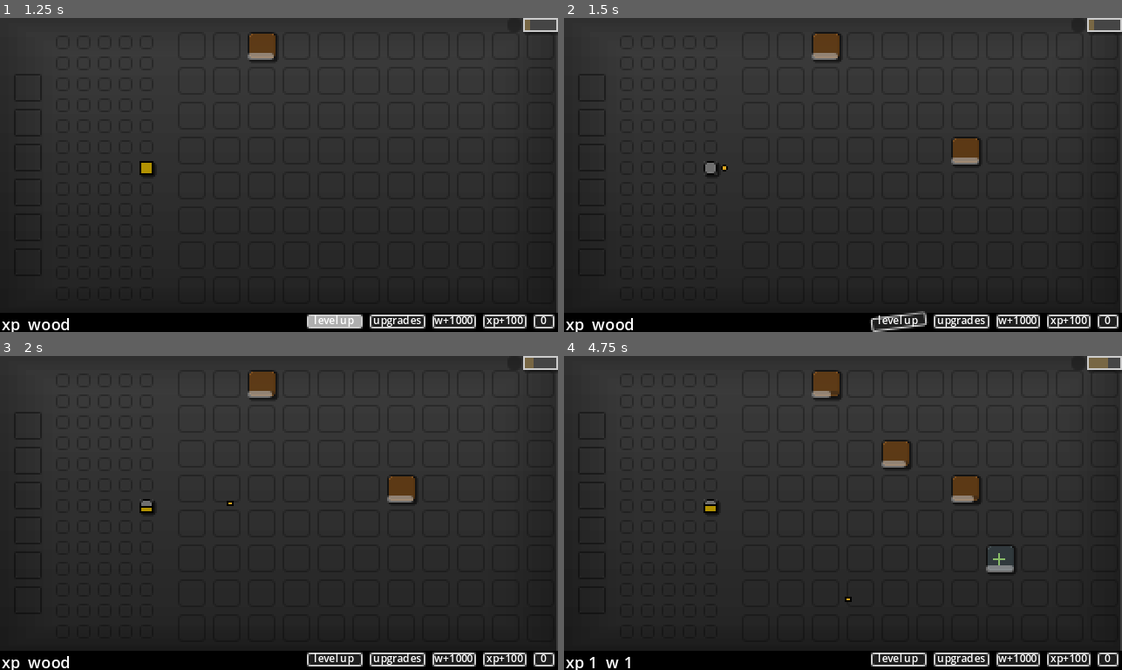
Above: before the commit, frames 1-4 (two rows, left to right).
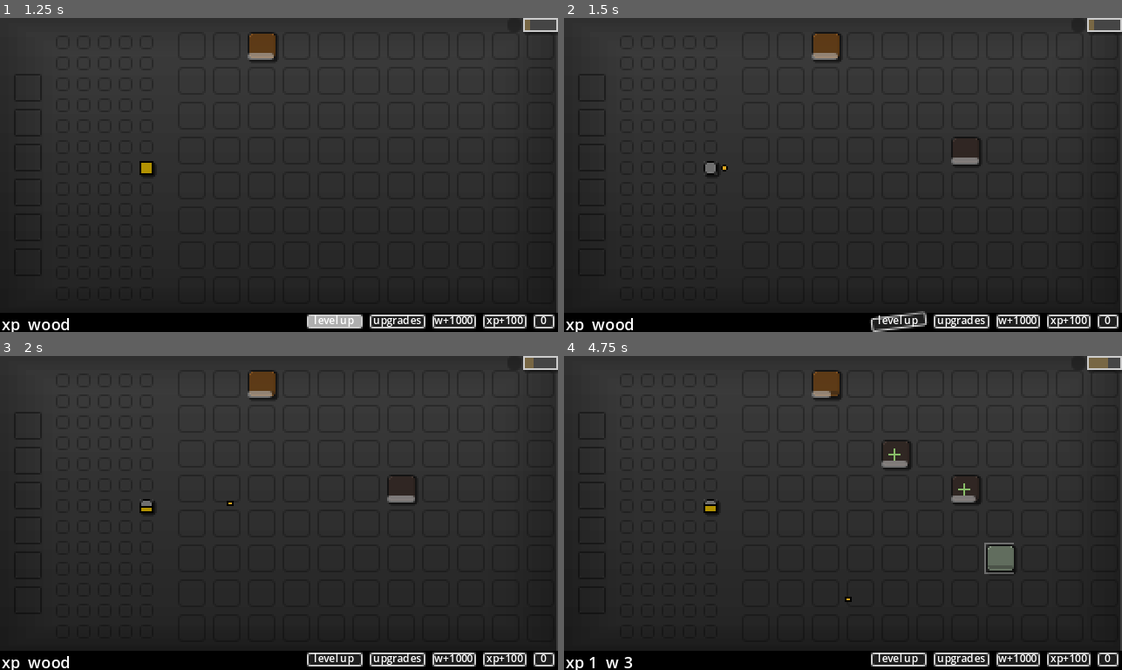
Above: after the commit, the same moments.

Repository: kullerQ/idle-prototype
Game: Godot game, scene res://Scenes/Main/main.tscn
Two runs of this game, one before a commit and one after it. Both use one fixed random seed, a clock stepped at 60 frames per second and the inputs below.
Inputs (mouse positions are in pixels of both pictures, inside the frame that each line leads up to):
- Up to frame 1 (1.25 s): click (334, 322) at 0.52 s
- Up to frame 2 (1.5 s): tap Enter at 1.25 s; move the mouse to (965, 159) at 1.27 s; hold D from 1.28 s (still down); tap T at 1.35 s; click (965, 159) at 1.42 s
- Up to frame 3 (2 s): keep holding D; tap Z at 1.55 s
- Up to frame 4 (4.75 s): release D at 2 s; drag from (731, 528) to (753, 384) at 2.02 s; move the mouse to (898, 443) at 2.77 s; hold D 2.78-3.5 s; tap B at 2.85, 4.55 s; click (898, 443) at 2.92 s; tap T at 3.05 s; tap Space at 3.5 s; drag from (815, 575) to (792, 384) at 3.52 s; move the mouse to (1010, 560) at 4.27 s; hold A from 4.28 s (still down); tap Z at 4.35 s; click (1010, 560) at 4.42 s

Frame 1 is identical in both runs. In frame 2, 0.3% of the frame differs, in the area x 69-75%, y 38-47%; in frame 3, 0.3%; in frame 4, 1.2%, in the area x 10-81%, y 27-100%.

Commit message:
something fixed

Diff:
--- /dev/null
+++ b/Resources/ResourceCells/cell_druid_obelisk.tres
@@ -0,0 +1,15 @@
+[gd_resource type="Resource" script_class="DruidObeliskData" load_steps=2 format=3 uid="uid://dim8xt8cu1j1i"]
+
+[ext_resource type="Script" path="res://Resources/_scr_cell_druid_obelisk_data.gd" id="1_uxq4p"]
+
+[resource]
+script = ExtResource("1_uxq4p")
+buff_cell_amount = 2
+type = 2
+_name = 5
+color = Color(0.666667, 0.756863, 0.639216, 1)
+life_time = 0.0
+value = 0
+break_value = 0
+durability = 100
+buffed_chance = 0
--- a/Resources/ResourceCells/cell_resource_grove.tres
+++ b/Resources/ResourceCells/cell_resource_grove.tres
@@ -11,3 +11,4 @@
 value = 3
 break_value = 40
 durability = 100
+buffed_chance = 0
--- /dev/null
+++ b/Resources/_scr_cell_druid_obelisk_data.gd
@@ -0,0 +1,4 @@
+extends CellResourceData
+class_name DruidObeliskData
+
+@export var buff_cell_amount: int = 1
--- a/Resources/_scr_cell_resource_data.gd
+++ b/Resources/_scr_cell_resource_data.gd
@@ -8,3 +8,4 @@
 @export var value: int
 @export var break_value: int
 @export var durability: int
+@export var buffed_chance: int
--- a/Scenes/CelPlayer/player_cell.gd
+++ b/Scenes/CelPlayer/player_cell.gd
@@ -24,6 +24,9 @@
 var bonus_crit_chance_on_weakened: int = 0
 var attack_effects: Array = []
 var reduce_cd_if_heal: float = 0
+var max_obelisks: int = 1
+var obelisk_spawn_chance: int = 0
+var obelisks: Array = []
 #################
 var bonus_damage: Dictionary = {}
 ##############
--- a/Scenes/CellManager/cell_manager.gd
+++ b/Scenes/CellManager/cell_manager.gd
@@ -8,7 +8,8 @@
 	WOOD_TREE,
 	WOOD_GROVE,
 	SPECIAL_LUMBERJACK,
-	SPECIAL_OUTPOST
+	SPECIAL_OUTPOST,
+	SPECIAL_DRUID_OBELISK,
 }
 
 enum Types {
@@ -18,10 +19,11 @@
 }
 
 var all_data: Dictionary = {
-	Names.WOOD_TREE: load("uid://flg8f2dfjch1"),
-	Names.WOOD_GROVE: load("uid://cfyepdnjigkxa"),
-	Names.SPECIAL_LUMBERJACK: load("uid://tcqsywu5xh4d"),
-	Names.SPECIAL_OUTPOST: load("uid://bkofoigt7mcgd"),
+	Names.WOOD_TREE: load("uid://flg8f2dfjch1").duplicate(),
+	Names.WOOD_GROVE: load("uid://cfyepdnjigkxa").duplicate(),
+	Names.SPECIAL_LUMBERJACK: load("uid://tcqsywu5xh4d").duplicate(),
+	Names.SPECIAL_OUTPOST: load("uid://bkofoigt7mcgd").duplicate(),
+	Names.SPECIAL_DRUID_OBELISK: load("uid://dim8xt8cu1j1i").duplicate(),
 }
 
 var row_count: int = 0
@@ -32,6 +34,7 @@
 var spawned_special_cells: Dictionary = {
 	Names.SPECIAL_LUMBERJACK: [],
 }
+
 var far_cells: Array
 var tiers: Dictionary = {
 	Types.WOOD: {
@@ -41,6 +44,10 @@
 
 	},
 }
+
+var obelisk_links: Dictionary = {} # key: obelisk: owner
+var druid_obelisks: Dictionary = {} # key: DriodObeliskCelll values:  [buffed_cells ...]
+var free_druid_obelisks: Dictionary = {} # key: obelisk; value available buffs amount
 
 var separation: Vector2
 var max_lumberjack_count: int = 1
@@ -92,6 +99,17 @@
 		add_res(data.type, data.break_value)
 
 	free_cell(cell)
+
+#	if !buffed_by_druid_obelisk.has(cell):
+#		return
+#
+#	buffed_by_druid_obelisk.erase(cell)
+#	var new_buff_target: CellResource =  get_rand_occupied_cell(buffed_by_druid_obelisk)
+#	if !new_buff_target:
+#		return
+#
+#	buffed_by_druid_obelisk.append(new_buff_target)
+#	new_buff_target.set_effect(EffectManager.Effects.BUFFED, true)
 
 func _on_cell_hitted(cell: CellResource, damage_data: Dictionary, spread_damage_data: Dictionary) -> void:
 #	if !handle_hit_function(cell.data, cell):
@@ -143,6 +161,15 @@
 							var _owner: PlayerCell = damage_data.owner
 							if _owner.data.type == PlayerCellData.Types.DRUID:
 								if overheal > 0.1:
+										var obelisk_spawn_chance: int = _owner.obelisk_spawn_chance
+										if obelisk_spawn_chance > 0:
+											if _owner.obelisks.size() < _owner.max_obelisks:
+												if randi() % 100 < obelisk_spawn_chance:
+													var obelisk: CellResource = add_resource(Names.SPECIAL_DRUID_OBELISK)
+													if obelisk:
+														_owner.obelisks.append(obelisk)
+														obelisk_links[obelisk] = _owner
+
 										var cell_lvlup_chance: int = _owner.cell_lvlup_chance
 										if cell_lvlup_chance > 0:
 											if randi() % 100 < cell_lvlup_chance:
@@ -174,7 +201,7 @@
 		Names.SPECIAL_LUMBERJACK:
 			var cell_pos: Vector2 = cell.global_position + CELL_SIZE / 2
 			G.projectile_manager.add_resource_axe(cell_pos, data.crit_chance, 2, data.dmg_ratio,
-			get_rand_occupied_cell_global_center(cell, Types.WOOD), ProjectileDataModifiers.new(1.5, 0), [cell])
+			get_rand_occupied_cell_global_center([cell], Types.WOOD), ProjectileDataModifiers.new(1.5, 0), [cell])
 			if data.spawn_wood_chance > 0:
 				print(data.spawn_wood_chance)
 				if randi() % 100 < data.spawn_wood_chance:
@@ -185,7 +212,7 @@
 			for i in data.attacks:
 				var cell_pos: Vector2 = cell.global_position + CELL_SIZE / 2
 				G.projectile_manager.add_resource_bullet(cell_pos, 0, 2,
-				cell_pos.direction_to(get_rand_occupied_cell_global_center(cell)),
+				cell_pos.direction_to(get_rand_occupied_cell_global_center([cell])),
 				ProjectileDataModifiers.new(1.5, data.weakening_chance), [cell], 0.1 * i)
 
 
@@ -196,7 +223,6 @@
 #					add_rand_resource_at(cells.find_key(cell), Types.WOOD)
 #
 
-
 func get_cells_to_spread_damage(exclude: CellResource, amount: int, ratio: float) -> Dictionary:
 	if occupied_cells.is_empty():
 		return {}
@@ -228,7 +254,7 @@
 func get_cell_global_center(coords: Vector2i) -> Vector2:
 	return cells[coords].global_position + CELL_SIZE / 2
 
-func get_rand_occupied_cell(exclude: CellResource = null, type: Types = 0) -> CellResource:
+func get_rand_occupied_cell(exclude: Array = [], type: Types = 0) -> CellResource:
 	if occupied_cells.is_empty():
 		return null
 
@@ -236,14 +262,16 @@
 	if target_arr.is_empty():
 		return null
 
-	if exclude:
-		target_arr = target_arr.filter(func(c: CellResource) -> bool: return c != exclude)
+	if !exclude.is_empty():
+		for node in exclude:
+			target_arr = target_arr.filter(func(c: CellResource) -> bool: return c != node)
+
 		if target_arr.is_empty():
 			return null
 
 	return target_arr.pick_random()
 
-func get_rand_occupied_cell_global_center(exclude: CellResource = null, type: Types = 0) -> Vector2:
+func get_rand_occupied_cell_global_center(exclude: Array = [], type: Types = 0) -> Vector2:
 	var cell: CellResource = get_rand_occupied_cell(exclude, type)
 	if !cell:
 		return Vector2.ZERO
@@ -308,11 +336,13 @@
 
 	set_cell_data(cell, all_data[get_rand_name(type)])
 
-func add_resource(_name: Names) -> void:
+func add_resource(_name: Names) -> CellResource:
 	if free_cells.is_empty():
 		return
 
-	set_cell_data(free_cells.pick_random(), all_data[_name])
+	var cell: CellResource = free_cells.pick_random()
+	set_cell_data(cell, all_data[_name])
+	return cell
 
 func add_resource_at(coords: Vector2i, _name: Names) -> void:
 	var cell: CellResource = cells[coords]
@@ -350,7 +380,11 @@
 func set_cell_data(cell: CellResource, data: CellResourceData, args: Dictionary = {"sub_hp": 0, "sub_life_time": 0, "effects": [] })  -> void:
 #	if !before_set_cell_data(data):
 #		return
-#
+	if data.buffed_chance > 0 && !args.effects.has(EffectManager.Effects.BUFFED):
+
+		if randi() % 100 < data.buffed_chance:
+			args.effects.append(EffectManager.Effects.BUFFED)
+
 	cell.set_data(data, args)
 
 func free_cell(cell: CellResource) -> void:
@@ -365,8 +399,49 @@
 	occupied_cells.erase(cell)
 	cell.data = null
 
-	if !is_cell_special(_name):
-		return
+	if druid_obelisks.is_empty():
+		return
+
+	if _name == Names.SPECIAL_DRUID_OBELISK:
+		free_druid_obelisk(cell)
+		return
+
+	for i in druid_obelisks:
+		if druid_obelisks[i].has(cell):
+			druid_obelisks[i].erase(cell)
+			var buff_cell_amount: int
+			var druid_obelisks_size: int = druid_obelisks[i].size()
+			if druid_obelisks_size <= 0:
+				buff_cell_amount = i.data.buff_cell_amount
+
+			elif free_druid_obelisks.has(i):
+				buff_cell_amount = free_druid_obelisks[i] + 1
+
+			else:
+				buff_cell_amount = i.data.buff_cell_amount - druid_obelisks_size
+
+
+			var remain: int = handle_obelisk_buff(i, buff_cell_amount)
+			if !remain:
+				continue
+
+			free_druid_obelisks[i] = remain
+
+func free_druid_obelisk(obelisk: CellResource) -> void:
+	if !druid_obelisks.has(obelisk):
+		return
+
+	obelisk_links[obelisk].obelisks.erase(obelisk)
+	obelisk_links.erase(obelisk)
+
+	for buffed_cell in druid_obelisks[obelisk]:
+		buffed_cell.set_effect(EffectManager.Effects.BUFFED, false)
+
+		druid_obelisks.erase(obelisk)
+
+
+#	if !is_cell_special(_name):
+#		return
 
 #	spawned_special_cells[_name].erase(cell)
 
@@ -432,7 +507,87 @@
 #	max_lumberjack_count = new_v
 
 func _on_cell_occupied(cell: CellResource) -> void:
-	pass
+	var _name: Names = cell.data._name
+
+	match _name:
+		Names.SPECIAL_DRUID_OBELISK:
+			druid_obelisks[cell] = []#.append(cell)
+			var buff_cell_amount: int = cell.data.buff_cell_amount
+			if buff_cell_amount <= 0:
+				return
+
+			var remain: int = handle_obelisk_buff(cell, cell.data.buff_cell_amount)
+			if remain:
+				free_druid_obelisks[cell] = remain
+
+			return
+
+	if is_cell_special(_name):
+		return
+
+	if free_druid_obelisks.is_empty():
+		return
+
+	var keys: Array = free_druid_obelisks.keys()
+	keys.reverse()
+	for i in keys:
+		var remain: int = handle_obelisk_buff(i, free_druid_obelisks[i])
+		if remain:
+			free_druid_obelisks[i] = remain
+			continue
+
+		free_druid_obelisks.erase(i)
+
+func handle_obelisk_buff(obelisk: CellResource, buff_cell_amount: int) -> int:
+	if !is_instance_valid(obelisk):
+		free_druid_obelisk(obelisk)
+		return 0
+
+	var available_cell_amount: int = occupied_cells.size() - druid_obelisks.size()
+	if available_cell_amount <= 0:
+		return buff_cell_amount
+
+	var exclude: Array = get_exclude_for_druid_obelisk()
+	if buff_cell_amount > 1:
+
+		for i in available_cell_amount:
+			var target_cell: CellResource = get_rand_occupied_cell(exclude)
+			if target_cell:
+				target_cell.set_effect(EffectManager.Effects.BUFFED, true)
+				druid_obelisks[obelisk].append(target_cell)
+				exclude.append(target_cell)
+				buff_cell_amount -= 1
+				if buff_cell_amount == 0:
+					break
+
+	else:
+		var target_cell: CellResource = get_rand_occupied_cell(exclude)
+		if target_cell:
+			target_cell.set_effect(EffectManager.Effects.BUFFED, true)
+			druid_obelisks[obelisk].append(target_cell)
+			return 0
+
+	return buff_cell_amount
+
+func get_exclude_for_druid_obelisk() -> Array:
+	var exclude: Array = druid_obelisks.keys()
+	for i in occupied_cells:
+		if !i.is_buffed():
+			continue
+
+		exclude.append(i)
+
+	return exclude
+
+#			var exclude: Array = druid_obelisks.keys()
+#			for i in occupied_cells:
+#				if !i.is_buffed():
+#					continue
+#
+#				exclude.append(i)
+
+
+
 #	var _name: Names = cell.data._name
 #	if !is_cell_special(_name):
 #		return
--- a/Scenes/CellResource/cell_resource.gd
+++ b/Scenes/CellResource/cell_resource.gd
@@ -106,9 +106,11 @@
 		timer.start()
 		progress_bar.value = timer.time_left / data.life_time
 
-
 	if args.effects.is_empty():
 		clear_effects()
+	else:
+		for e in args.effects:
+			set_effect(e, true)
 
 	set_hp(data.durability - args.sub_hp)
 	manager.occupy_cell(self)
@@ -119,7 +121,7 @@
 		panel_style.bg_color = default_color_bg
 		progress_bar.hide()
 		progress_bar_hp.hide()
-
+		clear_effects()
 #		progress_bar_hp_bg.bg_color = default_color
 #		progress_bar_hp.value = 0
 	else:
@@ -127,7 +129,6 @@
 		progress_bar_hp.show()
 
 	set_physics_process(!_disabled)
-	clear_effects()
 
 func _on_timeout() -> void:
 	manager.free_cell(self)
@@ -172,11 +173,11 @@
 func _on_effect_timeout(effect: EffectManager.Effects) -> void:
 	set_effect(effect, false)
 
-func _on_weaken_timeout() -> void:
-	set_effect(EffectManager.Effects.WEAKENED, false)
-
 # retunrs overheal
 func add_life_time(amount: float) -> float:
+	if !data.life_time:
+		return 0
+
 	var time_left: float = timer.time_left
 	var new_time_left: float = time_left + amount
 	var overheal: float = 0
--- a/Scenes/LevelUpgradeMenu/level_upgrade_menu.tscn
+++ b/Scenes/LevelUpgradeMenu/level_upgrade_menu.tscn
@@ -363,7 +363,7 @@
 [node name="LevelUpgradeNode" parent="Graphics/Panel/MarginContainer/UpgradesContainer/DruidUpgrades/Root/Path_2/Root/Path_2" instance=ExtResource("3_8usvs")]
 layout_mode = 2
 size_flags_horizontal = 4
-type = 11
+type = 24
 
 [node name="Root" type="HBoxContainer" parent="Graphics/Panel/MarginContainer/UpgradesContainer/DruidUpgrades/Root/Path_2/Root/Path_2"]
 layout_mode = 2
--- a/Scenes/Main/main.gd
+++ b/Scenes/Main/main.gd
@@ -23,13 +23,14 @@
 				Engine.time_scale = 4
 	# resource cells
 			KEY_T:
-				G.cell_manager.add_resource_at_global(get_global_mouse_position(), CellManager.Names.WOOD_TREE)
+				G.cell_manager.add_resource_at_global(get_global_mouse_position(), CellManager.Names.WOOD_GROVE)
 			KEY_Z:
-				G.cell_manager.add_resource_at_global(get_global_mouse_position(), CellManager.Names.SPECIAL_OUTPOST)
+				G.cell_manager.add_resource_at_global(get_global_mouse_position(), CellManager.Names.SPECIAL_DRUID_OBELISK)
 			KEY_B:
 				var cell_manager: CellManager = G.cell_manager
 				var cell: CellResource = cell_manager.get_cell_from_global_pos(get_global_mouse_position())
-				cell.set_effect(EffectManager.Effects.BUFFED, !cell.is_buffed())
+#				cell.set_effect(EffectManager.Effects.BUFFED, !cell.is_buffed())
+				cell.set_effect(EffectManager.Effects.WEAKENED, !cell.is_weakened())
 			KEY_V:
 				var cell_manager: CellManager = G.cell_manager
 				var cell: CellResource = cell_manager.get_cell_from_global_pos(get_global_mouse_position())
--- a/Scenes/Projectile/projectile.gd
+++ b/Scenes/Projectile/projectile.gd
@@ -147,7 +147,7 @@
 		die()
 		return false
 
-	var target_cell_pos: Vector2 = G.cell_manager.get_rand_occupied_cell_global_center(cell)
+	var target_cell_pos: Vector2 = G.cell_manager.get_rand_occupied_cell_global_center([cell])
 	if !target_cell_pos:
 		return false
 
--- a/Scenes/Projectiles/Axe/axe.gd
+++ b/Scenes/Projectiles/Axe/axe.gd
@@ -17,7 +17,7 @@
 			return
 
 		if bounce:
-			target_pos = G.cell_manager.get_rand_occupied_cell_global_center(null, CellManager.Types.WOOD)
+			target_pos = G.cell_manager.get_rand_occupied_cell_global_center([], CellManager.Types.WOOD)
 			if target_pos:
 				spd = data.spd
 				set_physics_process(true)
--- a/Scenes/UpgradeMenu/upgrade_menu.tscn
+++ b/Scenes/UpgradeMenu/upgrade_menu.tscn
@@ -221,6 +221,15 @@
 max_lvl = 5
 wood = PackedInt64Array(200, 500, 1000, 1600, 2100)
 
+[node name="GroveBuffed" parent="Control/Graphics/UpgradeNode/TreeLifetimer/TreeDurability/GroveAdd/GroveValue" instance=ExtResource("3_xkrix")]
+offset_left = -24.0
+offset_top = -32.0
+offset_right = -8.0
+offset_bottom = -16.0
+type = 58
+max_lvl = 6
+wood = PackedInt64Array(1000, 1000, 2000, 2000, 3000, 3000)
+
 [node name="GroveSpawnChance" parent="Control/Graphics/UpgradeNode/TreeLifetimer/TreeDurability/GroveAdd" instance=ExtResource("3_xkrix")]
 offset_left = -48.0
 offset_right = -32.0
@@ -263,19 +272,19 @@
 max_lvl = 5
 wood = PackedInt64Array(500, 500, 500, 500, 500)
 
-[node name="KnifeSpd" parent="Control/Graphics/UpgradeNode/TreeLifetimer/TreeDurability/GroveAdd/GroveSpawnChance/Rogue/RogueCritChance/RogueCritMult/Rogue2" instance=ExtResource("3_xkrix")]
+[node name="KnifeRange" parent="Control/Graphics/UpgradeNode/TreeLifetimer/TreeDurability/GroveAdd/GroveSpawnChance/Rogue/RogueCritChance/RogueCritMult/Rogue2" instance=ExtResource("3_xkrix")]
+offset_top = -32.0
+offset_bottom = -16.0
+type = 53
+max_lvl = 6
+wood = PackedInt64Array(150, 200, 250, 300, 300, 300)
+
+[node name="KnifeSpd" parent="Control/Graphics/UpgradeNode/TreeLifetimer/TreeDurability/GroveAdd/GroveSpawnChance/Rogue/RogueCritChance/RogueCritMult/Rogue2/KnifeRange" instance=ExtResource("3_xkrix")]
 offset_top = -32.0
 offset_bottom = -16.0
 type = 41
 max_lvl = 3
 wood = PackedInt64Array(250, 250, 250)
-
-[node name="KnifeRange" parent="Control/Graphics/UpgradeNode/TreeLifetimer/TreeDurability/GroveAdd/GroveSpawnChance/Rogue/RogueCritChance/RogueCritMult/Rogue2/KnifeSpd" instance=ExtResource("3_xkrix")]
-offset_top = -32.0
-offset_bottom = -16.0
-type = 53
-max_lvl = 6
-wood = PackedInt64Array(150, 200, 250, 300, 300, 300)
 
 [node name="RogueCooldown" parent="Control/Graphics/UpgradeNode/TreeLifetimer/TreeDurability/GroveAdd/GroveSpawnChance/Rogue/RogueCritChance" instance=ExtResource("3_xkrix")]
 offset_top = -64.0
--- a/Scenes/UpgradeNode/upgrade_node.tscn
+++ b/Scenes/UpgradeNode/upgrade_node.tscn
@@ -83,6 +83,7 @@
 offset_top = -3.0
 offset_right = 32.0
 offset_bottom = 21.0
+mouse_filter = 2
 theme_override_constants/separation = -6
 
 [node name="LabelCost" type="Label" parent="VBoxContainer"]
--- a/Scripts/level_upgrade_manager.gd
+++ b/Scripts/level_upgrade_manager.gd
@@ -25,6 +25,7 @@
 	DRUID_ADD_RES_ON_ATTACK,
 	DRUID_MULTIATTACK,
 	DRUID_CD_FOR_HEALED,
+	DRUID_OBELISK_CHANCE,
 }
 
 var descriptions: Dictionary = {
@@ -47,6 +48,7 @@
 	Types.DRUID_SPAWN_WOOD_RIGHT: "+10% chance to spawn wood to the right of healed cell",
 	Types.DRUID_OVERHEAL_LVLUP: "if overheals: 35% chance to upgrade cell",
 	Types.ROGUE_CRIT_WEAK: "+30% crit chance if cell is weakened",
+	Types.DRUID_OBELISK_CHANCE: "+10% chance to add 1 druid obelisk if overheals",
 }
 
 func apply_upgrade(type: Types, cell: PlayerCell) -> void:
@@ -109,6 +111,9 @@
 		Types.ROGUE_CRIT_WEAK:
 			cell.projectile_mod_data.bonus_crit_chance_on_weakened += 30
 
+		Types.DRUID_OBELISK_CHANCE:
+			cell.obelisk_spawn_chance += 10
+
 #			"if overheals: 25% chance to spawn weakened wood resource",
 #			cell.projectile_mod_data.add_overwrite = {DamageData.Values.HP: 2}
 #			cell.projectile_mod_data.sub_overwrite = {DamageData.Values.LIFE_TIME: 1}
--- a/Scripts/upgrade_manager.gd
+++ b/Scripts/upgrade_manager.gd
@@ -59,6 +59,7 @@
 	UNLOCK_OUTPOST,
 	OUTPOST_WEAKENING_CHANCE,
 	OUTPOST_MULTIATTACKS,
+	GROVE_BUFFED,
 	}
 
 var cell_manager : CellManager
@@ -127,6 +128,7 @@
 	Types.UNLOCK_OUTPOST: "every 20 seconds a shooter outpost appears",
 	Types.OUTPOST_WEAKENING_CHANCE: "outpost chance to shoot weakening bullet +20%",
 	Types.OUTPOST_MULTIATTACKS: "outpost shoots +1 bullet%",
+	Types.GROVE_BUFFED: "+5% for grove to spawn buffed%",
 	}
 
 signal upgrade_purchased(type: Types)
@@ -228,6 +230,9 @@
 		Types.GROVE_VALUE:
 			cell_manager.get_data(CellManager.Names.WOOD_GROVE).value += 1
 
+		Types.GROVE_BUFFED:
+			cell_manager.get_data(CellManager.Names.WOOD_GROVE).buffed_chance += 5
+
 		Types.SHOOTER_XP:
 			player_cell_manager.get_data(PlayerCellData.Types.SHOOTER).xp_increase += 1
 
@@ -324,5 +329,6 @@
 
 
 
+
 func add_projectile_damage(type: ProjectileManager.Types, amount: int) -> void:
 	damage_manager.add_flat_damage_bonus(type, 1)
